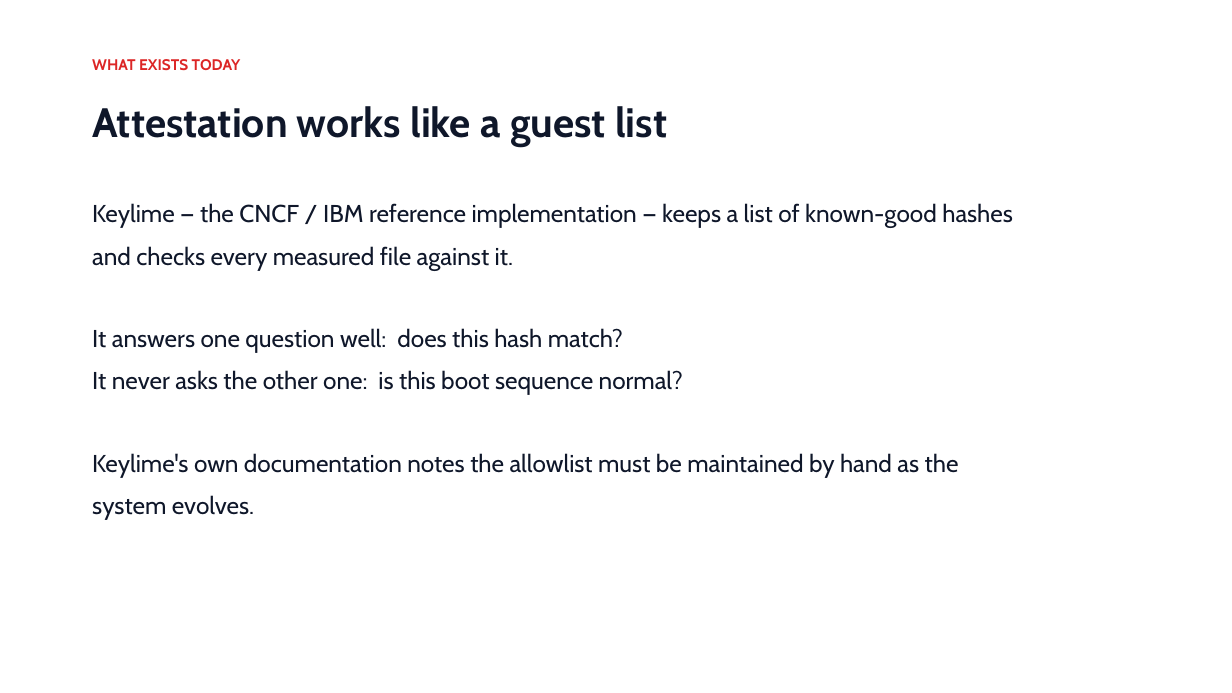
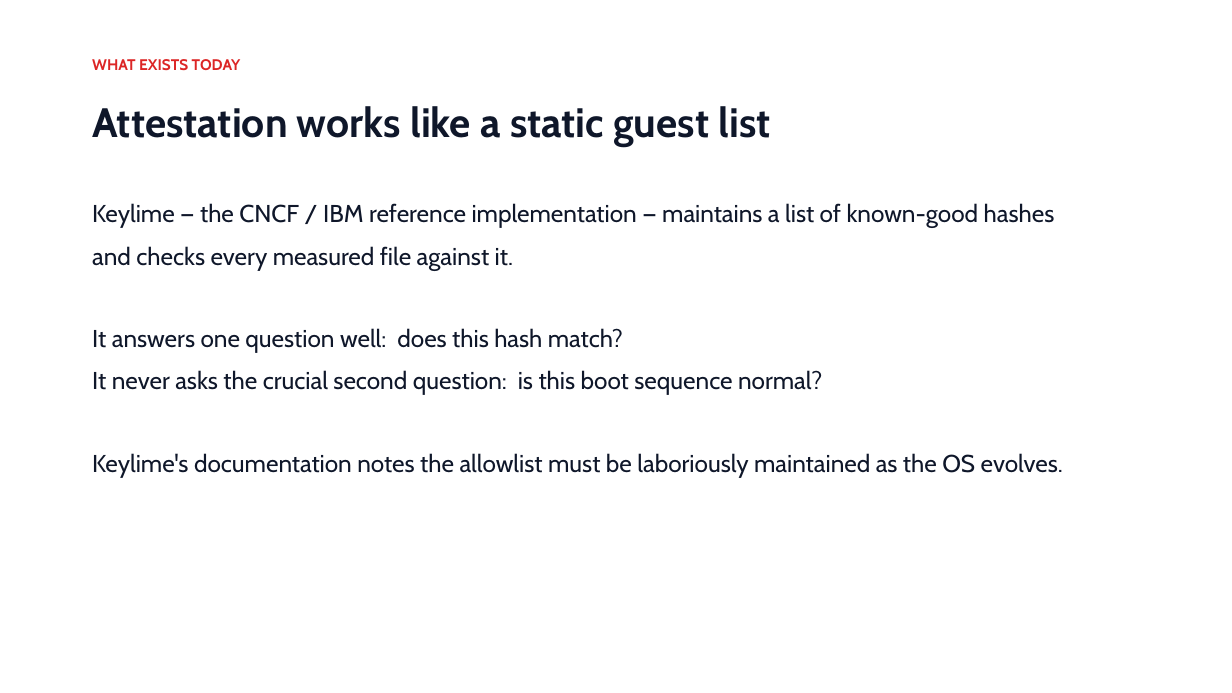
Before and after one commit to basithladdu/prahari, a slide deck: slide 3 of docs/PRAHARI.pptx. Drawn at 1232x693 pixels with LibreOffice and Linux fonts; fonts in the diff are those of the drawing. Boxes give left, top, right and bottom in pixels: in the first picture for what was removed or moved away, otherwise in the second. Text is boxed around its words. In the diff, an @@ line names an element or a change of style, - is before the commit and + after.

```diff
--- a/docs/PRAHARI.pptx
+++ b/docs/PRAHARI.pptx
@@ text at [92, 106, 770, 147]: text changed @@
-Attestation works like a guest list
+Attestation works like a static guest list
@@ text at [92, 203, 1055, 228]: text changed @@
-Keylime — the CNCF / IBM reference implementation — keeps a list of known-good hashes
+Keylime — the CNCF / IBM reference implementation — maintains a list of known-good hashes
@@ text at [92, 370, 1063, 478]: text changed @@
-It never asks the other one: is this boot sequence normal?
-Keylime's own documentation notes the allowlist must be maintained by hand as the
-system evolves.
+It never asks the crucial second question: is this boot sequence normal?
+Keylime's documentation notes the allowlist must be laboriously maintained as the OS evolves.
```
Also in this commit, not shown: 6 other slides changed.
